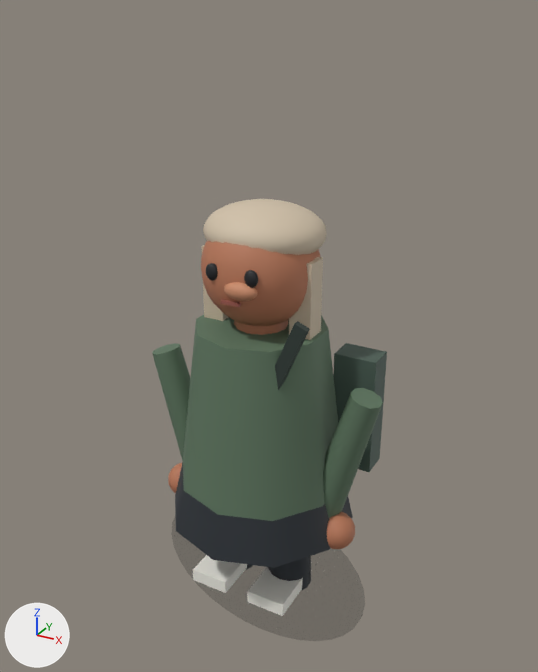
Before and after pictures for a commit that changed the glTF model public/assets/game/models/customers/customer_05.glb.
Both versions are drawn from a 50 mm lens placed at (0.868, -1.537, 1.536), pointed at (-0.006, 0.052, 0.742). Arrows for +X, +Y and +Z are at lower left; the lights stay in place. The first picture is the older version. Where no turn or scale is listed for an object, it has been applied to the vertices. Vertices at exactly the same position are counted once.

Names of what the first picture shows: 'arm_-0.255', 'arm_0.255', 'bag_strap', 'contact_shadow', 'eye_-0.055', 'eye_0.055', 'hair_cap', 'hand_-0.255', 'hand_0.255', 'head', 'leg_0.095', 'mouth', 'neck', 'nose', 'shoe_-0.095', 'shoe_0.095', 'shoulder_bag', 'side_hair_-0.13', 'side_hair_0.13', 'skirt', 'torso'.
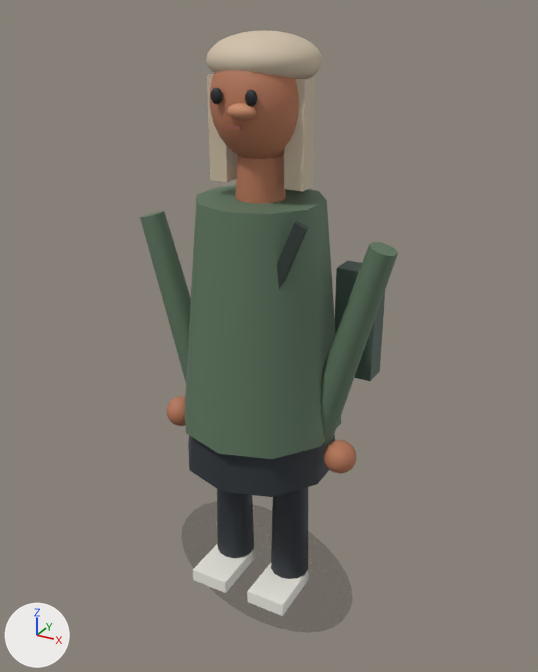
Where the newer file only moved an object's origin or applied its transform, the numbers keep the older frame.

Location of each change, (x1, y1, x2, y2) in pixels of the pictures (538 x 672 px):
'torso', moved, rescaled
    before: (183, 315, 338, 521)
    after: (185, 185, 341, 459)
'skirt', reshaped, moved
    before: (175, 462, 353, 568)
    after: (188, 435, 335, 497)
'head', moved, rescaled
    before: (201, 241, 320, 326)
    after: (210, 70, 299, 159)
'arm_0.255', reshaped, moved (28% wider, 54% taller)
    before: (323, 388, 383, 518)
    after: (321, 242, 398, 443)
'hair_cap', moved, rescaled (7% narrower, 12% shorter)
    before: (203, 199, 327, 255)
    after: (207, 30, 322, 79)
'arm_-0.255', reshaped, moved
    before: (152, 343, 190, 461)
    after: (140, 211, 191, 382)
'shoulder_bag', moved, rescaled (7% narrower, 6% shorter)
    before: (333, 343, 387, 472)
    after: (335, 260, 385, 381)
'side_hair_0.13', moved, rescaled
    before: (289, 257, 323, 340)
    after: (284, 78, 316, 191)
'leg_0.095', moved, rescaled
    before: (268, 557, 308, 591)
    after: (271, 487, 308, 579)
'neck', moved
    before: (234, 320, 288, 335)
    after: (235, 155, 286, 204)
'hand_0.255', moved
    before: (327, 512, 355, 549)
    after: (323, 440, 356, 474)
'side_hair_-0.13', moved, rescaled
    before: (202, 245, 228, 321)
    after: (207, 74, 238, 182)
'nose', moved, rescaled
    before: (224, 282, 257, 301)
    after: (227, 103, 256, 120)
'hand_-0.255', moved
    before: (168, 463, 182, 493)
    after: (167, 396, 186, 426)
'eye_0.055', moved, rescaled (13% narrower)
    before: (244, 270, 258, 288)
    after: (245, 90, 257, 107)
'eye_-0.055', moved, rescaled
    before: (206, 263, 218, 281)
    after: (210, 88, 223, 104)
'mouth', moved
    before: (221, 299, 241, 307)
    after: (223, 125, 242, 130)
'leg_-0.095', unchanged, uncovered by the edit
    before: (246, 564, 253, 569)
    after: (217, 489, 253, 558)

Edits to the bpy script that builds the scene:
```text
Change me_mesh_3:
    remove me_mesh_3.from_pydata(...)  # 32 vertices, 56 faces; spans x -0.063..0.063, y -0.064..0.064, z -0.202..0.202
    add me_mesh_3.from_pydata(...)  # 32 vertices, 56 faces; spans x -0.054..0.054, y -0.056..0.056, z -0.298..0.298
    me_mesh_3 part 1: the whole mesh is scaled about its middle by (0.873, 0.873, 1.48)
Change me_mesh_5:
    remove me_mesh_5.from_pydata(...)  # 24 vertices, 40 faces; spans x -0.247..0.247, y -0.259..0.259, z -0.144..0.144
    add me_mesh_5.from_pydata(...)  # 24 vertices, 40 faces; spans x -0.201..0.201, y -0.211..0.211, z -0.182..0.182
    me_mesh_5 part 2: 24 of 24 vertices moved; they spanned x -0.247..0.247, y -0.259..0.259, z -0.144..0.144 and now span x -0.201..0.201, y -0.211..0.211, z -0.182..0.182; mean shift (0.0, 0.004, 0.0)
Change me_mesh_6:
    remove me_mesh_6.from_pydata(...)  # 24 vertices, 40 faces; spans x -0.224..0.224, y -0.235..0.235, z -0.24..0.24
    add me_mesh_6.from_pydata(...)  # 24 vertices, 40 faces; spans x -0.205..0.205, y -0.216..0.216, z -0.298..0.298
    me_mesh_6 part 3: the whole mesh is scaled about its middle by (0.918, 0.918, 1.24)
Change me_mesh_11:
    remove me_mesh_11.from_pydata(...)  # 24 vertices, 40 faces; spans x -0.093..0.101, y -0.05..0.05, z -0.207..0.205
    add me_mesh_11.from_pydata(...)  # 24 vertices, 40 faces; spans x -0.105..0.114, y -0.043..0.043, z -0.27..0.267
    me_mesh_11 part 4: 24 of 24 vertices moved; they spanned x -0.093..0.101, y -0.05..0.05, z -0.207..0.205 and now span x -0.105..0.114, y -0.043..0.043, z -0.27..0.267; mean shift (0.0, 0.001, 0.0)
Change me_mesh_13:
    remove me_mesh_13.from_pydata(...)  # 24 vertices, 40 faces; spans x -0.101..0.093, y -0.05..0.05, z -0.207..0.205
    add me_mesh_13.from_pydata(...)  # 24 vertices, 40 faces; spans x -0.114..0.105, y -0.043..0.043, z -0.27..0.267
    me_mesh_13 part 5: 24 of 24 vertices moved; they spanned x -0.101..0.093, y -0.05..0.05, z -0.207..0.205 and now span x -0.114..0.105, y -0.043..0.043, z -0.27..0.267; mean shift (0.0, 0.001, 0.0)
Change me_mesh_15:
    remove me_mesh_15.from_pydata(...)  # 377 vertices, 720 faces; spans x -0.149..0.149, y -0.149..0.149, z -0.149..0.149
    add me_mesh_15.from_pydata(...)  # 377 vertices, 720 faces; spans x -0.115..0.115, y -0.115..0.115, z 0.259..0.528
    me_mesh_15 part 6: the whole mesh is scaled about its middle by (0.772, 0.772, 0.906), then moved by (0.0, 0.0, 0.394)
Change me_mesh_20:
    remove me_mesh_20.from_pydata(...)  # 377 vertices, 720 faces; spans x -0.156..0.156, y -0.138..0.138, z -0.072..0.072
    add me_mesh_20.from_pydata(...)  # 377 vertices, 720 faces; spans x -0.133..0.133, y -0.12..0.12, z 0.332..0.455
    me_mesh_20 part 7: the whole mesh is scaled about its middle by (0.853, 0.871, 0.853), then moved by (0.0, 0.0, 0.394)
Change ob_leg_0_095:
    ob_leg_0_095.location: (0.091, 0.0, 0.211) -> (0.091, 0.0, 0.326)
Change ob_skirt:
    ob_skirt.location: (0.0, 0.0, 0.374) -> (0.0, 0.0, 0.595)
Change ob_torso:
    ob_torso.location: (0.0, 0.0, 0.557) -> (0.0, 0.0, 0.826)
Change ob_neck:
    ob_neck.location: (0.0, 0.0, 0.797) -> (0.0, 0.0, 1.171)
Change ob_arm__0_255:
    ob_arm__0_255.location: (-0.245, -0.01, 0.47) -> (-0.245, -0.01, 0.787)
Change ob_hand__0_255:
    ob_hand__0_255.location: (-0.245, -0.029, 0.259) -> (-0.245, -0.029, 0.49)
Change ob_arm_0_255:
    ob_arm_0_255.location: (0.245, -0.01, 0.47) -> (0.245, -0.01, 0.787)
Change ob_hand_0_255:
    ob_hand_0_255.location: (0.245, -0.029, 0.259) -> (0.245, -0.029, 0.49)
Change ob_nose:
    ob_nose.location: (0.025, -0.145, 0.975) -> (0.02, -0.12, 1.39)
    ob_nose.scale: (0.045, 0.025, 0.024) -> (0.035, 0.022, 0.018)
Change ob_eye__0_055:
    ob_eye__0_055.location: (-0.055, -0.145, 1.01) -> (-0.045, -0.12, 1.42)
    ob_eye__0_055.scale: (0.018, 0.012, 0.022) -> (0.015, 0.01, 0.018)
Change ob_eye_0_055:
    ob_eye_0_055.location: (0.055, -0.145, 1.01) -> (0.045, -0.12, 1.42)
    ob_eye_0_055.scale: (0.018, 0.012, 0.022) -> (0.015, 0.01, 0.018)
Change ob_mouth:
    ob_mouth.location: (0.0, -0.151, 0.94) -> (0.0, -0.126, 1.355)
Change ob_side_hair__0_13:
    ob_side_hair__0_13.location: (-0.13, 0.0, 0.89) -> (-0.105, 0.0, 1.33)
    ob_side_hair__0_13.scale: (0.06, 0.065, 0.28) -> (0.05, 0.055, 0.25)
Change ob_side_hair_0_13:
    ob_side_hair_0_13.location: (0.13, 0.0, 0.89) -> (0.105, 0.0, 1.33)
    ob_side_hair_0_13.scale: (0.06, 0.065, 0.28) -> (0.05, 0.055, 0.25)
Change ob_back_hair:
    ob_back_hair.location: (0.0, 0.12, 0.86) -> (0.0, 0.105, 1.3)
Change ob_shoulder_bag:
    ob_shoulder_bag.location: (0.24, 0.12, 0.58) -> (0.23, 0.12, 0.84)
    ob_shoulder_bag.scale: (0.12, 0.08, 0.34) -> (0.11, 0.07, 0.3)
```
